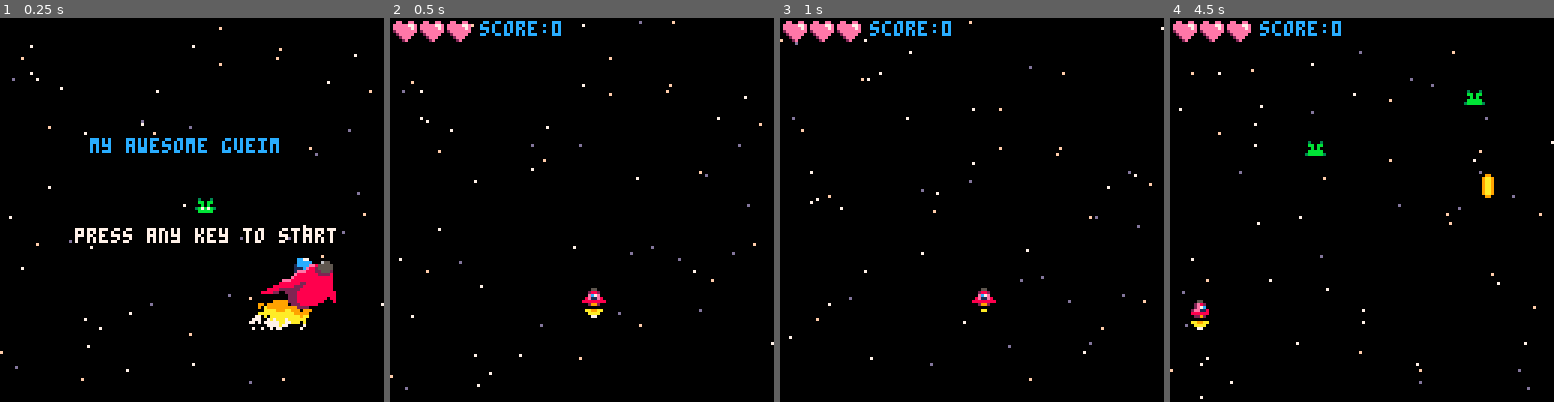
Above: before the commit, frames 1-4 (left to right).
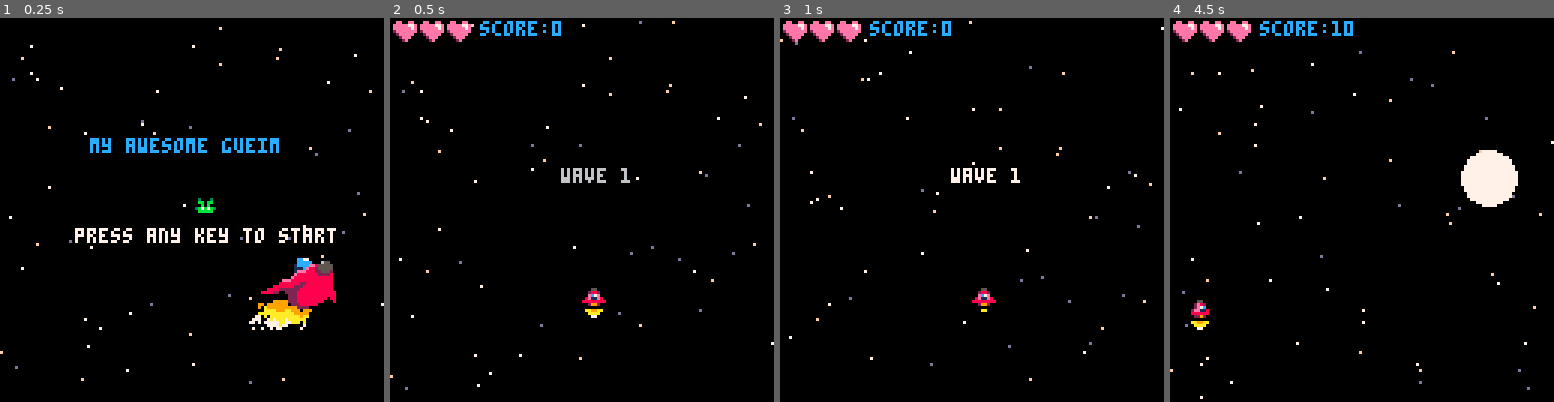
Above: after the commit, the same moments.

Repository: paula-clares/PICO-8-Games
Game: PICO-8 cartridge picocho.p8
Same seed, same stepped clock (60 frames per second), same inputs: the game is played once before the commit and once after it.
Inputs:
- Up to frame 1 (0.25 s): no input
- Up to frame 2 (0.5 s): tap X (X key) at 0.33 s
- Up to frame 3 (1 s): tap O (Z key) at 0.7 s
- Up to frame 4 (4.5 s): tap X (X key) at 1.07, 1.85, 2.97, 4.08 s; hold Right 1.6-2.1 s; tap O (Z key) every 0.4 s from 1.7 to 4.1 s; hold Up 2.15-2.42 s; hold Right 2.47-3.03 s; hold Left 3.08-3.58 s; hold Down 3.63-3.97 s; hold Right from 4.02 s (still down)

Frame 1 is identical in both runs. In frame 2, 0.3% of the frame differs, in the area x 44-63%, y 39-43%; in frame 3, 0.3%; in frame 4, 2.1%, in the area x 35-91%, y 0-50%.

Commit message:
Re-estructure of enemy type conditions

Diff:
--- a/picocho.p8
+++ b/picocho.p8
@@ -1,6 +1,15 @@
 pico-8 cartridge // http://www.pico-8.com
 version 43
 __lua__
+--[[ todo:
+------------------------------
+- flexible collision detection
+	(for bigger sprites)
+- more enemies
+- "store" between waves
+- buffs posibilities
+--]]
+
 --this will clear the screen
 spr(0,70,70)
 
@@ -9,9 +18,9 @@
 function _init()
 	cls(1)
 	--mode
-	mode="start"
 	blinkt=0
 	startspr=32
+	startscreen()
 
 		--stars
 	stars={}
@@ -33,8 +42,12 @@
 		draw_game()
 	elseif mode=="start" then
 		draw_start()
+	elseif mode=="waveintro" then
+		draw_waveintro()
 	elseif mode=="over" then
 		draw_over()
+	elseif mode=="win" then
+		draw_win()
 	end
 end --draw
 
@@ -45,19 +58,32 @@
 		update_game()
 	elseif mode=="start" then
 		update_start()
+	elseif mode=="waveintro" then
+		update_waveintro()
 	elseif mode=="over" then
 		update_over()
+	elseif mode=="win" then
+		update_win()
 	end
 end --update
 
+function startscreen()
+	mode="start"
+	music(0)
+end
+
 function start_game()
-	mode="game"
+	music(-1,500)
+	wave=0
+	nextwave()
 
 	ship={
 		x=64,
 		y=90,
 		sx=2,
 		sy=2,
+		sprw=1,
+		sprh=1,
 		invul=0,
 		bultimer=8
 	}
@@ -80,13 +106,13 @@
 	--enemies
 	enemytypes={"green","red"}
 	enemies={}
-	spawnenemies(5)
+	spawnenemies(1)
 	--explosions
 	explos={}
 	--particles
 	parts={}
-	--shock wave
-	shwave={}
+	--shock waves
+	shwaves={}
 
 end --start_game
 -->8
@@ -143,7 +169,9 @@
 		local newbul={
 			x=ship.x,
 			y=ship.y-3,
-			spr=16
+			spr=16,
+			sprw=1,
+			sprh=1
 		}
 		add(bullets,newbul)
 		sfx(0)
@@ -153,39 +181,8 @@
 end
 
 function drawmyspr(myspr)
-	spr(myspr.spr,myspr.x,myspr.y)
-end
-
-function enemyspr(type)
-	if type=="green" do
-		return 32
-	elseif type=="red" do
-		return 128
-	end
-end
-
-function enemyspd(etype,axis)
-	if etype=="green" do
-		if axis=="x" do
-			return 1
-		elseif axis=="y" do
-			return 1
-		end
-	elseif etype=="red" do
-		if axis=="x" do
-			return 0
-		elseif axis=="y" do
-			return 3
-		end
-	end
-end
-
-function enemyscore(etype)
-	if etype=="green" then
-		return 5
-	elseif etype=="red" then
-		return 10
-	end
+	spr(myspr.spr,myspr.x,myspr.y,
+		myspr.sprw,myspr.sprh)
 end
 
 function coll(a,b)
@@ -212,34 +209,6 @@
 	end
 
 	return true
-end
-
-function spawnenemies(total)
-	for i=1,total do
-		local etype=enemytypes[
-				flr(rnd(2)+1)
-			]
-		enemy={
-			x=rnd(100)+10,
-			y=-8-(rnd(250)),
-			type=etype,
-			spr=enemyspr(etype),
-			sx=enemyspd(etype,"x"),
-			sy=enemyspd(etype,"y"),
-			score=enemyscore(etype),
-			hp=2,
-			flash=0,
-			flashing=function(self)
-				self.flash-=1
-				if self.type=="green" then
-					pal(11,7)
-				elseif self.type=="red" then
-					pal(8,7)
-				end
-			end
-		}
-		add(enemies,enemy)
-	end
 end
 
 function explode(
@@ -256,14 +225,14 @@
 			blue=isblue
 		}
 		add(parts,mypa)
-
+	--the boombooms
 	for i=1,25 do
 		local mypa={
 			x=expx,
 			y=expy,
 			sx=(rnd()-.5)*6,
 			sy=(rnd()-.5)*6,
-			age=rnd(7),
+			age=rnd(2),
 			size=rnd(3)+1,
 			maxage=10+rnd(10),
 			blue=isblue
@@ -271,6 +240,22 @@
 		add(parts,mypa)
 	end
 
+	--sparks
+	for i=1,20 do
+		local mypa={
+			x=expx,
+			y=expy,
+			sx=(rnd()-.5)*11,
+			sy=(rnd()-.5)*11,
+			age=rnd(2),
+			size=rnd(4)+1,
+			maxage=10+rnd(10),
+			blue=isblue,
+			spark=true
+		}
+		add(parts,mypa)
+	end
+	lshwave(expx,expy)
 end
 
 function cbyagered(age)
@@ -306,6 +291,47 @@
 
 	return pacol
 end
+
+function sshwave(swx,swy)
+	local mysw={
+		x=swx,
+		y=swy,
+		rad=1,
+		finrad=7,
+		col=9,
+		spd=.5
+	}
+	add(shwaves,mysw)
+end
+
+function lshwave(swx,swy)
+	local mysw={
+		x=swx,
+		y=swy,
+		rad=0,
+		finrad=20,
+		col=7,
+		spd=3.5
+	}
+	add(shwaves,mysw)
+end
+
+function ssparks(sx,sy)
+	for i=1,2 do
+		local mypa={
+			x=sx,
+			y=sy,
+			sx=(rnd()-.5)*8,
+			sy=(rnd()-1)*3,
+			age=rnd(2),
+			size=rnd(4)+1,
+			maxage=10+rnd(10),
+			blue=isblue,
+			spark=true
+		}
+		add(parts,mypa)
+	end
+end
 -->8
 --update
 function update_game()
@@ -374,30 +400,28 @@
 
 	--update enemies
 	for myenemy in all(enemies) do
-	 --for i=1,#enemies do
-		--local myenemy=enemies[i]
 		myenemy.y+=myenemy.sy
 		myenemy.x+=myenemy.sx
-		myenemy.spr+=.25
-		if myenemy.type=="green" do
-			if myenemy.spr>35 do
-				myenemy.spr=32
-			end
-		elseif myenemy.type=="red" do
-			if myenemy.spr>133 do
-				myenemy.spr=128
-			end
-		end
+		myenemy.animi+=.25
+		if flr(myenemy.animi)>
+			#myenemy.anim then
+			myenemy.animi=1
+		end
+		myenemy.spr=
+			myenemy.
+				anim[flr(myenemy.animi)]
 
 		--enemy leaves screen
 		if myenemy.y>128 then
 		 del(enemies,myenemy)
 		 spawnenemies(1)
 		end
-		if myenemy.x>128 then
+		if myenemy.x>123 then
+			myenemy.x=123
+			myenemy.sx=myenemy.sx*-1
+		elseif myenemy.x<0 then
 			myenemy.x=0
-		elseif myenemy.x<0 then
-			myenemy.x=128
+			myenemy.sx=myenemy.sx*-1
 		end
 	end
 
@@ -416,6 +440,10 @@
 		for bullet in all(bullets) do
 			if coll(myenemy,bullet) then
 				del(bullets,bullet)
+				sshwave(
+					bullet.x+4,bullet.y+4)
+				ssparks(
+					myenemy.x+4,myenemy.y+4)
 				sfx(4)
 				myenemy.hp-=1
 				myenemy.flash=4
@@ -423,9 +451,13 @@
 					del(enemies,myenemy)
 					sfx(6)
 					score+=myenemy.score
-					spawnenemies(1)
+					--spawnenemies(1)
 					explode(myenemy.x+4,
 						myenemy.y+4,false)
+
+					if #enemies==0 then
+						nextwave()
+					end
 				end
 			end
 		end
@@ -433,6 +465,7 @@
 
 	--check game over
 	if lives<=0 then
+		sfx(23)
 		mode="over"
 		return
 	end
@@ -456,14 +489,51 @@
 	if startspr>35 then
 		startspr=32
 	end
-	if btnp(4) or btnp(5) then
-		start_game()
+	if not btn(4)
+		and not btn(5) then
+		btnrelea=true
+	end
+
+	if btnrelea then
+		if btnp(4) or btnp(5) then
+			start_game()
+			btnrelea=false
+		end
 	end
 end
 
 function update_over()
-	if btnp(4) or btnp(5) then
-		mode="start"
+	if not btn(4) and not btn(5) then
+		btnrelea=true
+	end
+	if btnrelea then
+		if btnp(4) or btnp(5) then
+			startscreen()
+			btnrelea=false
+		end
+	end
+end
+
+function update_waveintro()
+	update_game()
+	wavetime-=1
+	if wavetime<0 then
+		mode="game"
+		spawnwave()
+	end
+end
+
+function update_win()
+	if not btn(4)
+		and not btn(5) then
+		btnrelea=true
+	end
+
+	if btnrelea then
+		if btnp(4) or btnp(5) then
+			startscreen()
+			btnrelea=false
+		end
 	end
 end
 -->8
@@ -477,9 +547,6 @@
 	starfield()
 	if svisible() do
 		drawmyspr(ship)
-	end
-
-	if svisible() do
 		spr(flamespr,ship.x,ship.y+5)
 	end
 
@@ -503,6 +570,17 @@
 		,muzzle,7)
 		circfill(ship.x+4,ship.y-1
 		,muzzle,7)
+	end
+
+	--shock waves
+	for mysw in all(shwaves) do
+		circ(
+			mysw.x,mysw.y,mysw.rad,
+			mysw.col)
+		mysw.rad+=mysw.spd
+		if mysw.rad>mysw.finrad then
+			del(shwaves,mysw)
+		end
 	end
 
 	--particles
@@ -515,9 +593,19 @@
 			pacol=cbyagered(
 			mypa.age)
 		end
-		circfill(
-			mypa.x,mypa.y,mypa.size,pacol
-		)
+
+		if mypa.spark then
+			pset(
+				mypa.x,mypa.y,7
+			)
+		else
+			circfill(
+				mypa.x,mypa.y,mypa.size,
+				pacol
+			)
+		end
+
+
 		mypa.x+=mypa.sx
 		mypa.y+=mypa.sy
 		mypa.sx=mypa.sx*.85
@@ -561,11 +649,109 @@
 end
 
 function draw_over()
-	cls(8)
+	draw_game()
 	print("gueim ovaaa",
-	40,40,12)
+	40,40,2)
 	print("press any key to start",
 	25,70,blink())
+end
+
+function draw_waveintro()
+	draw_game()
+	print(
+		"wave "..wave,57,50,blink())
+end
+
+function draw_win()
+	draw_game()
+	print("condragulations",
+	50,60,11)
+	print(
+	"press any key to continue",
+	25,70,blink())
+end
+-->8
+-- waves and enemies
+etypes={"green","red"}
+etfuncs={}
+etfuncs["red"]={	--red
+			hp=1,
+			spr=128,
+			sx=0,
+			sy=2,
+			anim={128,129,130,131,
+				132,133},
+			score=10,
+}
+etfuncs["green"]={	--green
+		hp=1,
+		spr=32,
+		sx=1,
+		sy=1,
+		anim={32,33,34,35},
+		score=5
+}
+
+function spawnwave()
+	spawnenemies(1)
+end
+
+function nextwave()
+	wave+=1
+
+	if wave>4 then
+		mode="win"
+	else
+		mode="waveintro"
+		wavetime=80
+	end
+end
+
+function spawnenemies(total)
+	for i=1,total do
+		local etype=enemytypes[
+				flr(rnd(2)+1)
+			]
+		enemy={
+			x=rnd(100)+10,
+			y=-8-(rnd(230)),
+			type=etype,
+			sprw=1,
+			sprh=1,
+			animi=1,
+			flash=0,
+			flashing=function(self)
+				self.flash-=1
+				if self.type=="green" then
+					pal(11,7)
+				elseif self.type=="red" then
+					pal(8,7)
+				end
+			end
+		}
+		--[[
+		enemy.hp=etfuncs[etype].hp
+		enemy.spr=etfuncs[etype].spr
+		enemy.sx=etfuncs[etype].sx
+		enemy.sy=etfuncs[etype].sy
+		enemy.anim=etfuncs[etype]
+			.anim
+		enemy.score=etfuncs[etype]
+			.score
+		]]--
+		--[[ this fucks up the perfm?
+		no, it was because i had too
+		many print()'s
+		]]--
+		--add properties that depend
+		--on enemy type
+		for k,v in
+			pairs(etfuncs[etype]) do
+		 enemy[k]=v
+		end
+
+		add(enemies,enemy)
+	end
 end
 __gfx__
 00055000000550000005500000000008000000080000000000000000000000000000000000000000000000000000000000000000000000000000000000000000
Not shown, changed: the thumbnail (__label__) section of picocho.p8
Not shown, changed: the music (__music__) section of picocho.p8
Not shown, changed: the sound effects (__sfx__) section of picocho.p8
